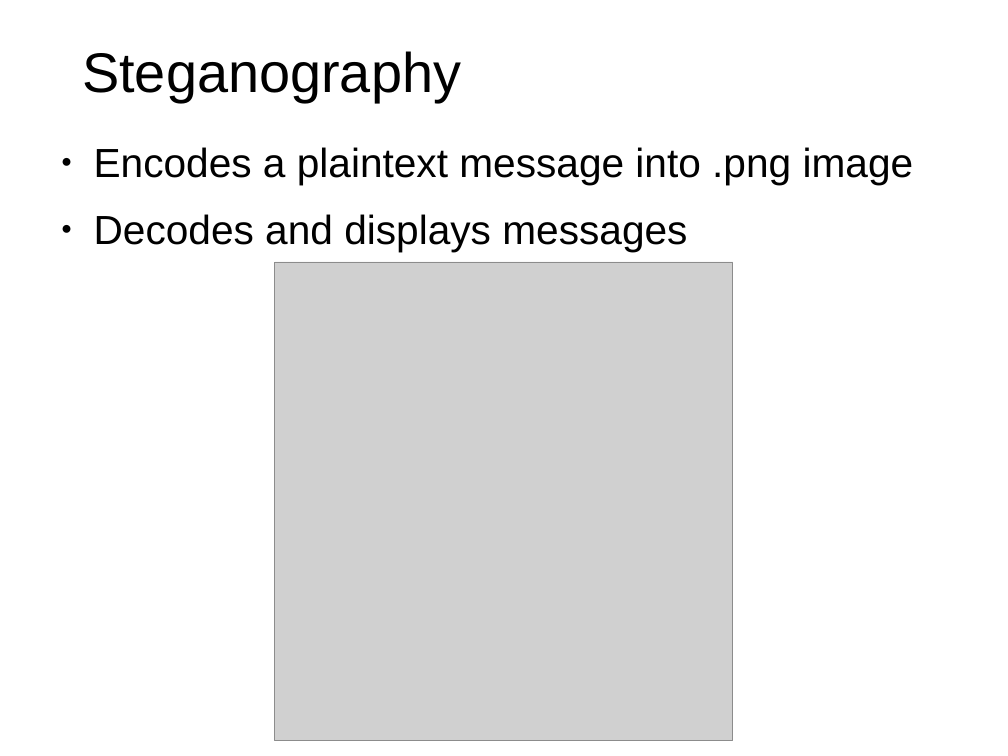
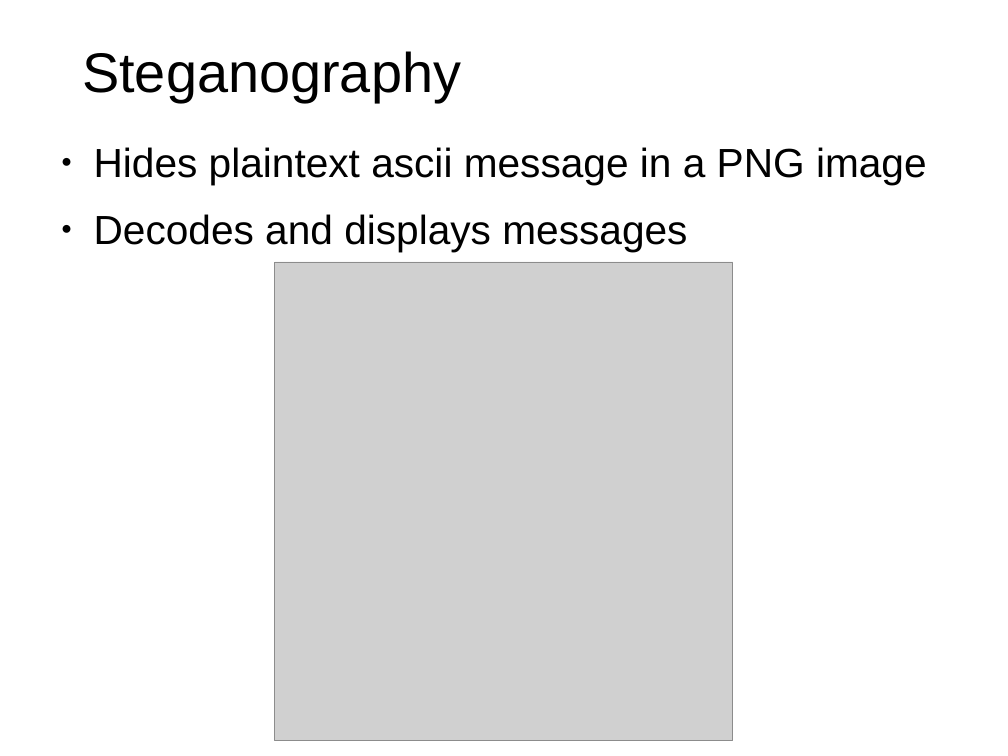
Before and after one commit to nzimm/toolkit, a slide deck: slide 6 of docs/Presentation.odp. Drawn at 1008x756 pixels with LibreOffice and Linux fonts; fonts in the diff are those of the drawing; grey boxes stand for pictures. Boxes give left, top, right and bottom in pixels: in the first picture for what was removed or moved away, otherwise in the second. Text is boxed around its words. In the diff, an @@ line names an element or a change of style, - is before the commit and + after.

```diff
--- a/docs/Presentation.odp
+++ b/docs/Presentation.odp
@@ text at (94, 147, 927, 185): text changed @@
-● Encodes a plaintext message into .png image
+● Hides plaintext ascii message in a PNG image
```
Also in this commit, not shown: 3 other slides changed, 2 slides added, 2 slides removed, 1 other file.
